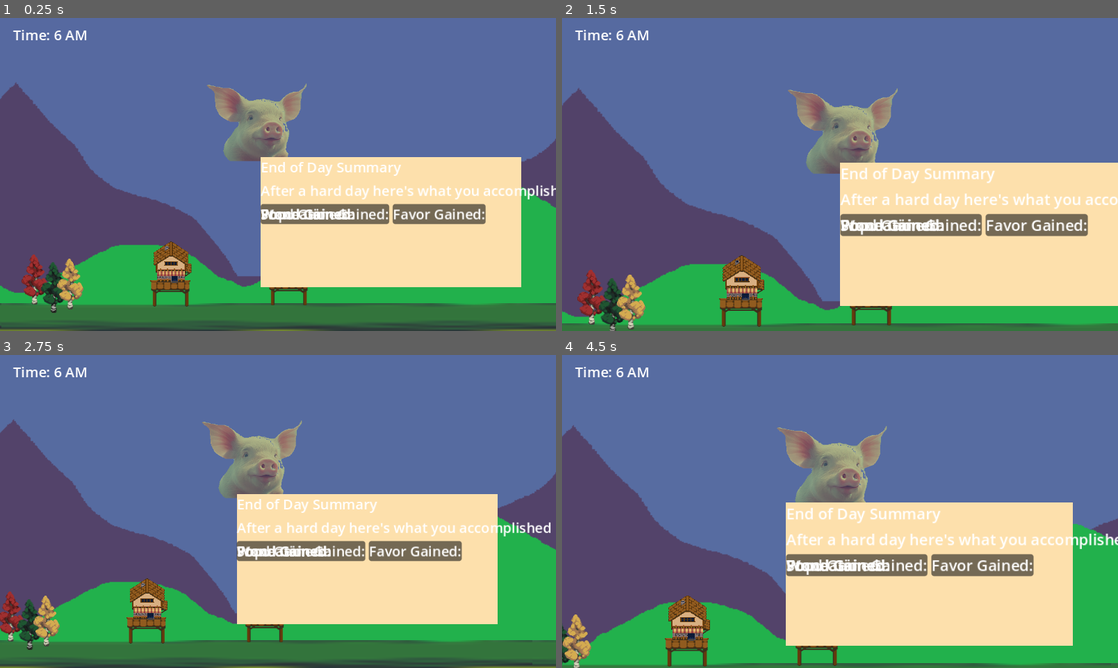
Above: before the commit, frames 1-4 (two rows, left to right).
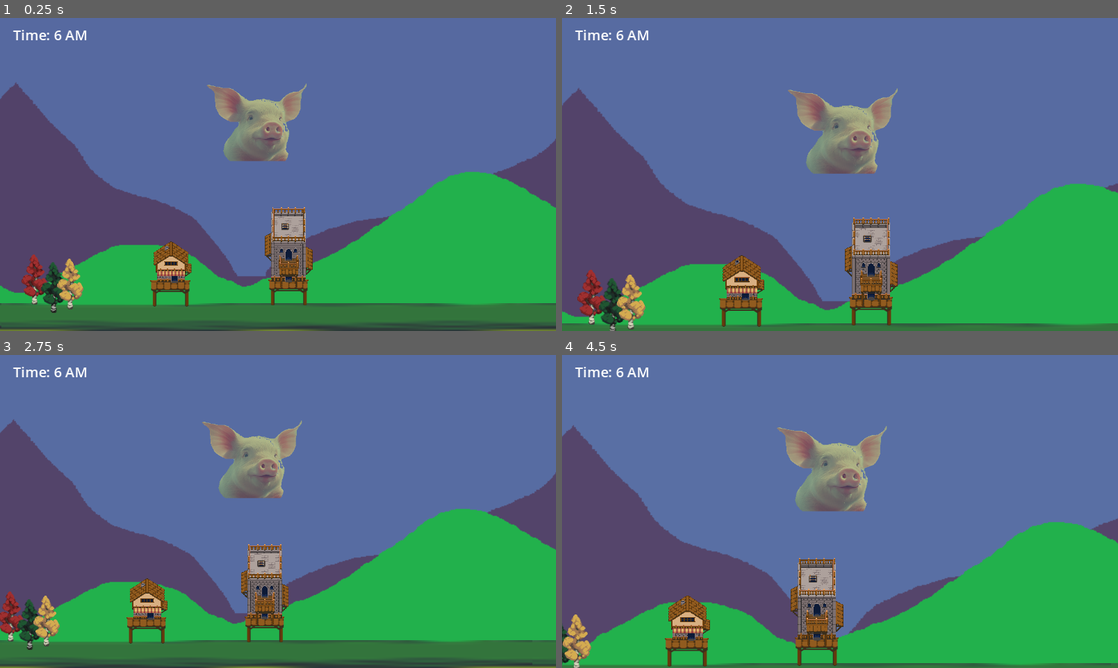
Above: after the commit, the same moments.

Repository: PlayDieRepeat/gmtk_2024
Game: Godot game, scene res://scenes/systems/initializer.tscn
Same seed, same stepped clock (60 frames per second), same inputs: the game is played once before the commit and once after it. Sound files missing from this copy of the repository are replaced by a short silence.
Inputs (mouse positions are in pixels of both pictures, inside the frame that each line leads up to):
- Up to frame 1 (0.25 s): no input
- Up to frame 2 (1.5 s): tap Enter at 0.5 s; move the mouse to (962, 158) at 0.52 s; tap Mouse wheel down (Scroll Down) at 0.6 s; tap Space at 1.25 s; move the mouse to (728, 190) at 1.27 s; tap Mouse wheel up (Scroll Up) at 1.35 s
- Up to frame 3 (2.75 s): tap Enter at 2 s; move the mouse to (333, 442) at 2.02 s; tap Mouse wheel down (Scroll Down) at 2.1 s
- Up to frame 4 (4.5 s): tap Space at 2.75, 4.25 s; move the mouse to (812, 574) at 2.77 s; tap Mouse wheel up (Scroll Up) at 2.85, 4.35 s; tap Enter at 3.5 s; move the mouse to (1006, 558) at 3.52 s; tap Mouse wheel down (Scroll Down) at 3.6 s; move the mouse to (673, 464) at 4.27 s

The runs differ from the first frame. In frame 1, 20% of the frame differs, in the area x 46-100%, y 44-86%; in frame 2, 23%; in frame 3, 20%; in frame 4, 24%, in the area x 40-100%, y 47-93%.

Commit message:
end of day event card - not done, but it's working

Diff:
--- a/resources/constants/time_constants.tres
+++ b/resources/constants/time_constants.tres
@@ -4,6 +4,6 @@
 
 [resource]
 script = ExtResource("1_nnksn")
-seconds_in_hour = 30
+seconds_in_hour = 12
 start_of_day = 6
 end_of_day = 21
--- /dev/null
+++ b/scenes/systems/end_of_day_card.tscn
@@ -0,0 +1,104 @@
+[gd_scene load_steps=3 format=3 uid="uid://bd3cvxjknt16n"]
+
+[ext_resource type="Script" path="res://scripts/systems/end_of_day_card.gd" id="1_vmyrd"]
+
+[sub_resource type="StyleBoxFlat" id="StyleBoxFlat_smacc"]
+bg_color = Color(0.94902, 0.858824, 0.796078, 1)
+
+[node name="EndOfDayCard" type="Control"]
+process_mode = 3
+layout_mode = 3
+anchors_preset = 8
+anchor_left = 0.5
+anchor_top = 0.5
+anchor_right = 0.5
+anchor_bottom = 0.5
+offset_left = -20.0
+offset_top = -20.0
+offset_right = 20.0
+offset_bottom = 20.0
+grow_horizontal = 2
+grow_vertical = 2
+pivot_offset = Vector2(20, 20)
+script = ExtResource("1_vmyrd")
+
+[node name="Panel" type="Panel" parent="."]
+layout_mode = 0
+offset_left = -150.0
+offset_top = -75.0
+offset_right = 150.0
+offset_bottom = 75.0
+theme_override_styles/panel = SubResource("StyleBoxFlat_smacc")
+
+[node name="VBoxContainer" type="VBoxContainer" parent="Panel"]
+layout_mode = 0
+offset_right = 300.0
+offset_bottom = 166.0
+
+[node name="Title" type="Label" parent="Panel/VBoxContainer"]
+layout_mode = 2
+theme_override_colors/font_color = Color(0, 0, 0, 1)
+text = "End of Day Summary"
+
+[node name="Subtitle" type="Label" parent="Panel/VBoxContainer"]
+layout_mode = 2
+theme_override_colors/font_color = Color(0, 0, 0, 1)
+theme_override_font_sizes/font_size = 14
+text = "Here's what you accomplished today"
+
+[node name="HBoxContainer" type="HBoxContainer" parent="Panel/VBoxContainer"]
+layout_mode = 2
+
+[node name="MarginContainer" type="MarginContainer" parent="Panel/VBoxContainer/HBoxContainer"]
+layout_mode = 2
+theme_override_constants/margin_left = 10
+
+[node name="ParticularsSummary" type="VBoxContainer" parent="Panel/VBoxContainer/HBoxContainer"]
+layout_mode = 2
+
+[node name="Stone" type="Label" parent="Panel/VBoxContainer/HBoxContainer/ParticularsSummary"]
+layout_mode = 2
+theme_override_colors/font_color = Color(0, 0, 0, 1)
+theme_override_font_sizes/font_size = 12
+text = "Stone Gained:"
+
+[node name="Wood" type="Label" parent="Panel/VBoxContainer/HBoxContainer/ParticularsSummary"]
+layout_mode = 2
+theme_override_colors/font_color = Color(0, 0, 0, 1)
+theme_override_font_sizes/font_size = 12
+text = "Wood Gained:"
+
+[node name="Food" type="Label" parent="Panel/VBoxContainer/HBoxContainer/ParticularsSummary"]
+layout_mode = 2
+theme_override_colors/font_color = Color(0, 0, 0, 1)
+theme_override_font_sizes/font_size = 12
+text = "Food Gained:"
+
+[node name="Population" type="Label" parent="Panel/VBoxContainer/HBoxContainer/ParticularsSummary"]
+layout_mode = 2
+theme_override_colors/font_color = Color(0, 0, 0, 1)
+theme_override_font_sizes/font_size = 12
+text = "Population Gained:"
+
+[node name="MarginContainer2" type="MarginContainer" parent="Panel/VBoxContainer/HBoxContainer"]
+layout_mode = 2
+theme_override_constants/margin_left = 10
+
+[node name="GodEvents" type="VBoxContainer" parent="Panel/VBoxContainer/HBoxContainer"]
+layout_mode = 2
+
+[node name="Favor" type="Label" parent="Panel/VBoxContainer/HBoxContainer/GodEvents"]
+layout_mode = 2
+theme_override_colors/font_color = Color(0, 0, 0, 1)
+theme_override_font_sizes/font_size = 12
+text = "Favor Gained:"
+
+[node name="MarginContainer" type="MarginContainer" parent="Panel/VBoxContainer"]
+layout_mode = 2
+theme_override_constants/margin_top = 16
+
+[node name="CloseButton" type="Button" parent="Panel/VBoxContainer/MarginContainer"]
+layout_mode = 2
+text = "Continue"
+
+[connection signal="button_up" from="Panel/VBoxContainer/MarginContainer/CloseButton" to="." method="_on_close_button_button_up"]
--- a/scenes/systems/world.tscn
+++ b/scenes/systems/world.tscn
@@ -1,7 +1,8 @@
-[gd_scene load_steps=8 format=3 uid="uid://innnb2tbok8l"]
+[gd_scene load_steps=9 format=3 uid="uid://innnb2tbok8l"]
 
 [ext_resource type="Script" path="res://scripts/systems/world_event_system.gd" id="1_h4j28"]
 [ext_resource type="Script" path="res://scripts/systems/world_controller.gd" id="1_mxxxw"]
+[ext_resource type="PackedScene" uid="uid://bd3cvxjknt16n" path="res://scenes/systems/end_of_day_card.tscn" id="2_3ilro"]
 [ext_resource type="Resource" uid="uid://p6f8jdfiqnav" path="res://resources/constants/time_constants.tres" id="2_d3xj7"]
 [ext_resource type="Texture2D" uid="uid://ckg8negcy31xd" path="res://assets/images/blue_sky.png" id="3_ot6mi"]
 [ext_resource type="Texture2D" uid="uid://dcqes7x801sf6" path="res://assets/images/Mountains.png" id="4_gd2m1"]
@@ -16,77 +17,7 @@
 
 [node name="EventSystem" type="Node" parent="."]
 script = ExtResource("1_h4j28")
-
-[node name="EndOfDayCard" type="Control" parent="EventSystem"]
-layout_mode = 3
-anchors_preset = 8
-anchor_left = 0.5
-anchor_top = 0.5
-anchor_right = 0.5
-anchor_bottom = 0.5
-offset_left = -20.0
-offset_top = -20.0
-offset_right = 20.0
-offset_bottom = 20.0
-grow_horizontal = 2
-grow_vertical = 2
-
-[node name="Background" type="ColorRect" parent="EventSystem/EndOfDayCard"]
-layout_mode = 1
-anchors_preset = 8
-anchor_left = 0.5
-anchor_top = 0.5
-anchor_right = 0.5
-anchor_bottom = 0.5
-offset_left = -20.0
-offset_top = -20.0
-offset_right = 280.0
-offset_bottom = 130.0
-grow_horizontal = 2
-grow_vertical = 2
-color = Color(0.992157, 0.878431, 0.67451, 1)
-
-[node name="VBoxContainer" type="VBoxContainer" parent="EventSystem/EndOfDayCard"]
-layout_mode = 0
-offset_right = 40.0
-offset_bottom = 40.0
-
-[node name="Title" type="Label" parent="EventSystem/EndOfDayCard/VBoxContainer"]
-layout_mode = 2
-text = "End of Day Summary"
-
-[node name="Subtitle" type="Label" parent="EventSystem/EndOfDayCard/VBoxContainer"]
-layout_mode = 2
-text = "After a hard day here's what you accomplished"
-
-[node name="HBoxContainer" type="HBoxContainer" parent="EventSystem/EndOfDayCard/VBoxContainer"]
-layout_mode = 2
-
-[node name="ParticulateSummary" type="PanelContainer" parent="EventSystem/EndOfDayCard/VBoxContainer/HBoxContainer"]
-layout_mode = 2
-
-[node name="Stone" type="Label" parent="EventSystem/EndOfDayCard/VBoxContainer/HBoxContainer/ParticulateSummary"]
-layout_mode = 2
-text = "Stone Gained:"
-
-[node name="Wood" type="Label" parent="EventSystem/EndOfDayCard/VBoxContainer/HBoxContainer/ParticulateSummary"]
-layout_mode = 2
-text = "Wood Gained:"
-
-[node name="Food" type="Label" parent="EventSystem/EndOfDayCard/VBoxContainer/HBoxContainer/ParticulateSummary"]
-layout_mode = 2
-text = "Food Gained:"
-
-[node name="Population" type="Label" parent="EventSystem/EndOfDayCard/VBoxContainer/HBoxContainer/ParticulateSummary"]
-layout_mode = 2
-text = "Population Gained:"
-
-[node name="GodSummary" type="PanelContainer" parent="EventSystem/EndOfDayCard/VBoxContainer/HBoxContainer"]
-layout_mode = 2
-
-[node name="Favor" type="Label" parent="EventSystem/EndOfDayCard/VBoxContainer/HBoxContainer/GodSummary"]
-layout_mode = 2
-text = "Favor Gained:"
+end_of_day_card = ExtResource("2_3ilro")
 
 [node name="world_controller" type="Node" parent="."]
 script = ExtResource("1_mxxxw")
--- a/scripts/_resources/r_time_constants.gd
+++ b/scripts/_resources/r_time_constants.gd
@@ -1,7 +1,7 @@
 extends Resource
 class_name RTimeConstants
 
-@export var seconds_in_hour: int = 30
+@export var seconds_in_hour: int = 12
 @export var start_of_day: int = 6
 @export var end_of_day: int = 21
 
--- /dev/null
+++ b/scripts/systems/end_of_day_card.gd
@@ -0,0 +1,23 @@
+extends Control
+
+var woodGained: int = 0
+var stoneGained: int = 0
+var foodGained: int = 0
+var populationGained: int = 0
+var favorGained: int = 0
+signal continue_game
+var stone_label = null
+
+# Called when the node enters the scene tree for the first time.
+func _ready():
+	stone_label = $Panel/VBoxContainer/HBoxContainer/ParticularsSummary/Stone
+	pass # Replace with function body.
+
+# Called every frame. 'delta' is the elapsed time since the previous frame.
+func _process(delta):
+	pass
+
+func _on_close_button_button_up():
+	if get_tree().paused == true:
+		get_tree().paused = false
+	queue_free()
--- a/scripts/systems/world_controller.gd
+++ b/scripts/systems/world_controller.gd
@@ -6,7 +6,7 @@
 var day_count: int = 0
 var starting_alpha_float: float = 0.5
 var alpha_float: float = starting_alpha_float
-var alpha_change_float: float = alpha_float/180.0
+var alpha_change_float: float = 0
 var ui_time = null
 
 signal new_day
@@ -20,6 +20,7 @@
 	var margin_value: int = 15
 	$CanvasLayer/MarginContainer.add_theme_constant_override("margin_left", margin_value)
 	ui_time = $CanvasLayer/MarginContainer/Label
+	alpha_change_float = alpha_float/(time_constant.seconds_in_hour*6)
 
 func _process(_delta: float) -> void:
 	var m_string: String = " AM"
--- a/scripts/systems/world_event_system.gd
+++ b/scripts/systems/world_event_system.gd
@@ -1,13 +1,33 @@
 extends Node
 
+@export var end_of_day_card: PackedScene
+#preload("res://scenes/systems/end_of_day_card.tscn")
+var eod_card_instance = null
 
 # Called when the node enters the scene tree for the first time.
-func _ready():
-	pass # Replace with function body.
+func _ready() -> void:
+	pass
 
 # Called every frame. 'delta' is the elapsed time since the previous frame.
-func _process(delta):
+func _process(_delta) -> void:
 	pass
 
-func _on_world_controller_new_day():
-	$EndOfDayCard/VBoxContainer
+func _on_world_controller_new_day() -> void:
+	get_tree().paused = true
+	#Get all end of day event data
+	var woodGained: int = 12
+	var stoneGained: int = 16
+	var foodGained: int = 30
+	var populationGained: int = 7
+	var favorGained: int = 210
+
+	#Pop card
+	eod_card_instance = end_of_day_card.instantiate()
+	add_child(eod_card_instance)
+
+	#Push event data to card
+	eod_card_instance.woodGained = woodGained
+	eod_card_instance.stoneGained = stoneGained
+	eod_card_instance.foodGained = foodGained
+	eod_card_instance.populationGained = populationGained
+	eod_card_instance.favorGained = favorGained
